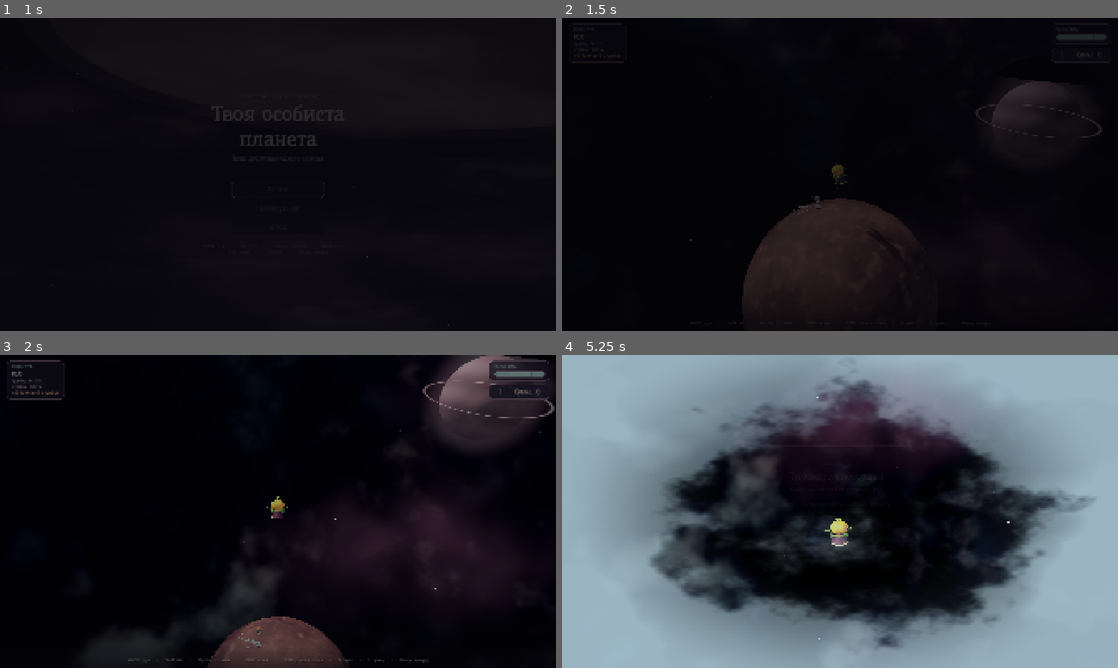
Above: before the commit, frames 1-4 (two rows, left to right).
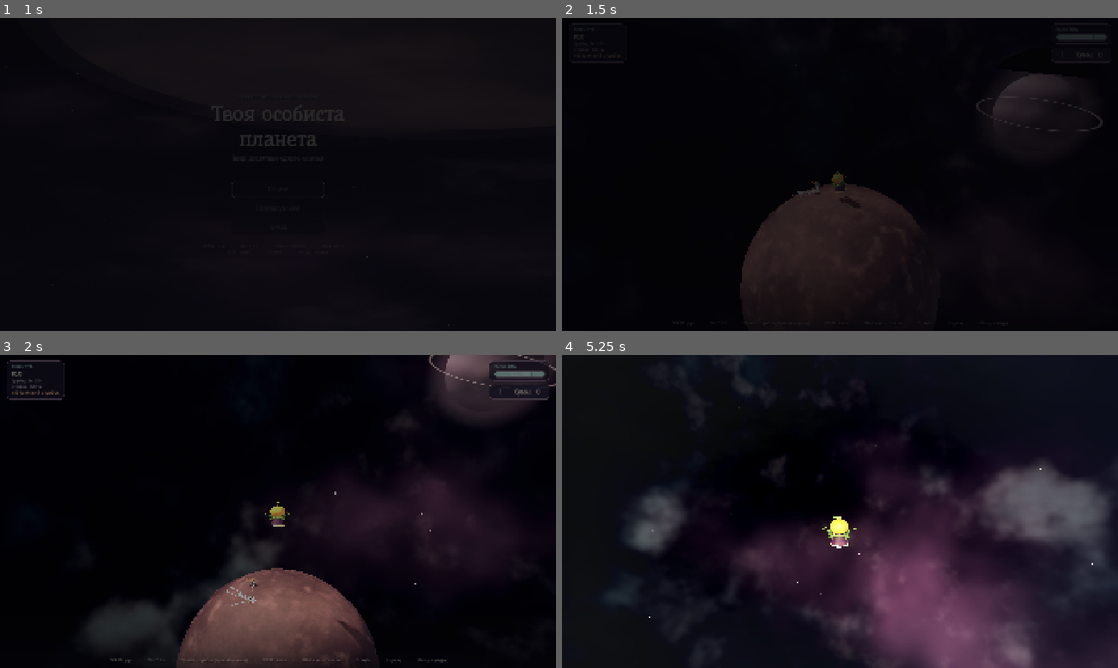
Above: after the commit, the same moments.

Repository: krabikdev/your-personal-planet
Game: Godot game, scene res://ui/main_menu.tscn
Two runs of this game, one before a commit and one after it. Both use one fixed random seed, a clock stepped at 60 frames per second and the inputs below. Sound files missing from this copy of the repository are replaced by a short silence.
Inputs (mouse positions are in pixels of both pictures, inside the frame that each line leads up to):
- Up to frame 1 (1 s): tap Enter at 0.5 s; move the mouse to (400, 158) at 0.52 s; hold D (move_right) from 0.53 s (still down); hold Right mouse button (stake) from 0.53 s (still down); click (400, 158) at 0.67 s; tap Space (jump) at 0.77, 0.8 s
- Up to frame 2 (1.5 s): tap Space (jump) at 1.07, 1.35 s; move the mouse to (812, 174) at 1.27 s; release D (move_right) at 1.28 s; release Right mouse button (stake) at 1.28 s; hold W (move_forward) from 1.28 s (still down)
- Up to frame 3 (2 s): keep holding W (move_forward); tap Space (jump) at 1.52, 1.82 s; right-click (250, 511) at 1.55 s
- Up to frame 4 (5.25 s): keep holding W (move_forward); move the mouse to (851, 505) at 2.02 s; press the mouse at (851, 505) at 2.03 s; tap Space (jump) at 2.3, 3.02, 3.32, 3.77, 3.8, 4.07, 4.52, 4.82 s; move the mouse to (834, 517) at 2.77 s; release the mouse at (834, 517) at 2.78 s; tap Shift (run) at 2.85 s; click (834, 517) at 2.92 s; right-click (834, 517) at 3.05 s; move the mouse to (878, 514) at 3.52 s; hold Q (sky_view) 3.53-4.28 s; move the mouse to (795, 508) at 4.27 s; right-click (795, 508) at 4.35 s; move the mouse to (845, 511) at 5.02 s; hold = (zoom_in) from 5.03 s (still down); click (845, 511) at 5.17 s

Frame 1 is identical in both runs. In frame 2, 2.0% of the frame differs, in the area x 23-98%, y 18-89%; in frame 3, 12%; in frame 4, 88%, in the area x 0-100%, y 0-100%.

Commit message:
feat: charge the jump by holding space for up to two seconds

Diff:
--- a/scripts/game/player.gd
+++ b/scripts/game/player.gd
@@ -27,6 +27,11 @@
 const ROPE_ARRIVE: float = 1.2
 const ROPE_HANG_FADE: float = 2.0
 const ROPE_HANG_FLOOR: float = 0.4
+## Jumping is a charge: hold Space on the ground and the jump grows for two
+## seconds, then fires by itself at the full height.
+const JUMP_CHARGE_TIME: float = 2.0
+## A tap still leaves the ground, with this share of the full jump height.
+const JUMP_MIN_HEIGHT_FRACTION: float = 0.15
 ## How far in front of his feet the watering can reaches.
 const WATER_REACH: float = 1.05
 const MAX_HEALTH: float = 100.0
@@ -66,6 +71,8 @@
 var _rope_done: bool = false
 var _winch_active: bool = false
 var _regen_clock: float = 0.0
+var _charging: bool = false
+var _jump_charge: float = 0.0
 var _streams: Dictionary[String, AudioStream] = {}
 
 @onready var _model: PrinceModel = %Visual
@@ -185,6 +192,15 @@
 	return MAX_HEALTH
 
 
+## The jump is charged on the ground: 0..2 seconds of holding Space.
+func is_charging() -> bool:
+	return _charging
+
+
+func get_jump_charge() -> float:
+	return _jump_charge
+
+
 ## Monsters bite; acid does not. Zero health ends the run the same way cold
 ## does: the boy freezes where he stands.
 func take_damage(amount: float) -> void:
@@ -217,6 +233,7 @@
 
 func start_smearing() -> void:
 	set_watering(false)
+	_cancel_charge()
 	locked = true
 	smearing = true
 	velocity = Vector3.ZERO
@@ -243,6 +260,7 @@
 	if dead:
 		return
 	set_watering(false)
+	_cancel_charge()
 	dead = true
 	locked = true
 	_set_winch_playing(false)
@@ -383,6 +401,7 @@
 	_update_cold(delta)
 	_update_health(delta)
 	_model.set_motion(get_speed_ratio(), grounded_now, _running, velocity.length(), velocity)
+	_model.set_charging(_jump_charge / JUMP_CHARGE_TIME if _charging else 0.0)
 	var hanging: bool = rope != null and rope.is_planted() and not grounded_now and _rope_crawl
 	if hanging:
 		var hang: float = clampf((get_altitude() - ROPE_HANG_FLOOR) / ROPE_HANG_FADE, 0.0, 1.0)
@@ -512,25 +531,70 @@
 
 
 func _handle_jump(up: Vector3, grounded: bool) -> void:
-	if Input.is_action_just_pressed("jump"):
-		_jump_buffer = jump_buffer_time
-	else:
-		_jump_buffer = maxf(_jump_buffer - get_physics_process_delta_time(), 0.0)
-	if grounded or get_altitude() < JUMP_GROUND_ALLOWANCE:
+	var delta: float = get_physics_process_delta_time()
+	var near_ground: bool = grounded or get_altitude() < JUMP_GROUND_ALLOWANCE
+	if near_ground:
 		_coyote = coyote_time
 	else:
-		_coyote = maxf(_coyote - get_physics_process_delta_time(), 0.0)
+		_coyote = maxf(_coyote - delta, 0.0)
+	var can_start: bool = near_ground or _coyote > 0.0
+
+	if Input.is_action_just_pressed("jump"):
+		if can_start:
+			_charging = true
+			_jump_charge = 0.0
+		else:
+			_jump_buffer = jump_buffer_time
+	else:
+		_jump_buffer = maxf(_jump_buffer - delta, 0.0)
+
+	if _charging:
+		# Walking off a ledge mid-charge drops the charge instead of firing a
+		# jump from mid air.
+		if not near_ground and get_altitude() > JUMP_GROUND_ALLOWANCE * 6.0:
+			_cancel_charge()
+			return
+		_jump_charge = minf(_jump_charge + delta, JUMP_CHARGE_TIME)
+		if _jump_charge >= JUMP_CHARGE_TIME or Input.is_action_just_released("jump"):
+			_launch_jump(up)
+		return
+
+	# A press a moment before touchdown: hop on landing, or keep charging if the
+	# key is still held.
 	if _jump_buffer > 0.0 and _coyote > 0.0:
-		var tangent: Vector3 = velocity - up * velocity.dot(up)
-		velocity = tangent + up * planet.get_jump_speed()
 		_jump_buffer = 0.0
-		_coyote = 0.0
-		_fall_speed = 0.0
-		if rope != null and rope.is_planted():
-			# Keep the launching press from instantly reeling the rope in.
-			_rope_brake_latch = true
-		_play("jump", -4.0, 0.08)
-		jumped.emit()
+		if Input.is_action_pressed("jump"):
+			_charging = true
+			_jump_charge = 0.0
+		else:
+			_launch_jump(up)
+
+
+## Fires the jump with however much of the two-second charge was built up.
+## A full charge reaches the jump height the planet profile advertises.
+func _launch_jump(up: Vector3) -> void:
+	var ratio: float = clampf(_jump_charge / JUMP_CHARGE_TIME, 0.0, 1.0)
+	# Height, not speed, grows linearly with the hold: a tap is a small hop and
+	# a full two-second charge reaches the height the HUD advertises.
+	var height_ratio: float = lerpf(JUMP_MIN_HEIGHT_FRACTION, 1.0, ratio)
+	var speed: float = planet.get_jump_speed() * sqrt(height_ratio)
+	var tangent: Vector3 = velocity - up * velocity.dot(up)
+	velocity = tangent + up * speed
+	_charging = false
+	_jump_charge = 0.0
+	_jump_buffer = 0.0
+	_coyote = 0.0
+	_fall_speed = 0.0
+	if rope != null and rope.is_planted():
+		# Keep the launching press from instantly reeling the rope in.
+		_rope_brake_latch = true
+	_play("jump", -4.0, 0.08)
+	jumped.emit()
+
+
+func _cancel_charge() -> void:
+	_charging = false
+	_jump_charge = 0.0
 
 
 func _handle_movement(up: Vector3, delta: float) -> void:
--- a/scripts/game/prince_model.gd
+++ b/scripts/game/prince_model.gd
@@ -59,6 +59,7 @@
 
 const WATER_ARM: float = 1.05
 const WATER_RAMP: float = 7.0
+const CHARGE_CROUCH: float = 0.12
 const CAN_TILT: float = 0.62
 const CAN_BODY_COLOR := Color("7f9a90")
 const CAN_RUST_COLOR := Color("8a5a3b")
@@ -74,6 +75,7 @@
 var _can_pour: GPUParticles3D
 var _watering: bool = false
 var _water_amount: float = 0.0
+var _charge: float = 0.0
 var _hip_bones: Array[int] = []
 var _knee_bones: Array[int] = []
 var _arm_bones: Array[int] = []
@@ -272,6 +274,12 @@
 	return _watering
 
 
+## While the jump is being charged the duke sinks into his knees, so the player
+## can see how much spring is loaded.
+func set_charging(amount: float) -> void:
+	_charge = clampf(amount, 0.0, 1.0)
+
+
 func get_hand_position() -> Vector3:
 	if _skeleton == null or _claw_bone < 0:
 		return global_position + global_transform.basis.y * NET_CATCH_HEIGHT
@@ -490,6 +498,7 @@
 		target = SMEAR_CROUCH
 	elif _sitting:
 		target = SIT_CROUCH
+	target -= CHARGE_CROUCH * _charge
 	_body_height = lerpf(_body_height, target, 1.0 - exp(-9.0 * delta))
 	var bob: float = 0.0
 	var sway: float = 0.0
--- a/scripts/ui/game_hud.gd
+++ b/scripts/ui/game_hud.gd
@@ -121,7 +121,7 @@
 
 func _populate_controls() -> void:
 	_controls_label.text = (
-		"WASD  рух     ·     Shift  біг     ·     Пробіл  стрибок     ·     "
+		"WASD  рух     ·     Shift  біг     ·     Пробіл  стрибок (тримай — вище)     ·     "
 		+ "ПКМ  кілок     ·     ЛКМ  сачок / полив     ·     Q  небо     ·     I  сумка"
 		+ "     ·     Миша  камера"
 	)
--- a/tests/test_duke_jump.gd
+++ b/tests/test_duke_jump.gd
@@ -7,6 +7,56 @@
 	var game: Game = (load(GAME_PATH) as PackedScene).instantiate() as Game
 	add_child_autofree(game)
 	return game
+
+
+func test_holding_space_charges_the_jump_on_the_ground() -> void:
+	var game: Game = _make_game()
+	await wait_physics_frames(3)
+
+	var player: Boy = game.get_node("Player") as Boy
+	Input.action_press("jump")
+	await wait_physics_frames(30)
+
+	assert_true(player.is_charging(), "holding Space loads the jump")
+	assert_true(player.is_on_floor(), "the boy must not leave the ground while charging")
+	assert_almost_eq(player.get_jump_charge(), 0.5, 0.06, "half a second is half a charge")
+
+	Input.action_release("jump")
+	await wait_physics_frames(1)
+	assert_false(player.is_charging(), "releasing fires the jump")
+
+
+func test_a_short_charge_is_a_small_hop() -> void:
+	var game: Game = _make_game()
+	await wait_physics_frames(3)
+
+	var player: Boy = game.get_node("Player") as Boy
+	var full: float = player.planet.get_jump_speed()
+	Input.action_press("jump")
+	await wait_physics_frames(9)
+	Input.action_release("jump")
+	await wait_physics_frames(1)
+
+	var speed: float = player.velocity.dot(player.get_up())
+	assert_gt(speed, 0.5, "a tap still leaves the ground")
+	assert_lt(speed, full * 0.7, "a short hold must stay a small hop")
+
+
+func test_a_two_second_charge_reaches_the_full_jump() -> void:
+	var game: Game = _make_game()
+	await wait_physics_frames(3)
+
+	var player: Boy = game.get_node("Player") as Boy
+	var full: float = player.planet.get_jump_speed()
+	Input.action_press("jump")
+	await wait_physics_frames(121)
+	Input.action_release("jump")
+	await wait_physics_frames(1)
+
+	var speed: float = player.velocity.dot(player.get_up())
+	assert_almost_eq(
+		speed, full, full * 0.12, "two seconds of holding should reach the advertised jump"
+	)
 
 
 func test_coyote_time_survives_walking_off_a_ledge() -> void:
@@ -23,6 +73,7 @@
 	Input.action_press("jump")
 	await wait_physics_frames(1)
 	Input.action_release("jump")
+	await wait_physics_frames(1)
 
 	assert_gt(
 		player.velocity.dot(player.get_up()),
--- a/tools/visual_stage.gd
+++ b/tools/visual_stage.gd
@@ -270,6 +270,25 @@
 			Input.action_release("move_back")
 		"pause":
 			game.debug_open_pause()
+		"charge":
+			var charge_rig: CameraRig = game.get_node("CameraRig") as CameraRig
+			var charge_player: Boy = game.get_node("Player") as Boy
+			charge_rig.base_lift = 1.6
+			charge_rig.base_distance = 4.2
+			await get_tree().create_timer(0.5).timeout
+			Input.action_press("jump")
+			await get_tree().create_timer(2.1).timeout
+			Input.action_release("jump")
+			await get_tree().create_timer(0.6).timeout
+			print(
+				(
+					"CHARGE speed=%.1f height=%.1f"
+					% [
+						charge_player.velocity.dot(charge_player.get_up()),
+						charge_player.get_altitude(),
+					]
+				)
+			)
 		"keyjump":
 			await get_tree().create_timer(0.5).timeout
 			var press := InputEventKey.new()
--- a/ui/game_hud.tscn
+++ b/ui/game_hud.tscn
@@ -279,5 +279,5 @@
 layout_mode = 2
 mouse_filter = 2
 theme_type_variation = &"AccentLabel"
-text = "WASD  рух     ·     Пробіл  стрибок     ·     I  сумка"
-horizontal_alignment = 1
+text = "WASD  рух     ·     Пробіл (тримай — вище)  стрибок     ·     I  сумка"
+horizontal_alignment = 1
